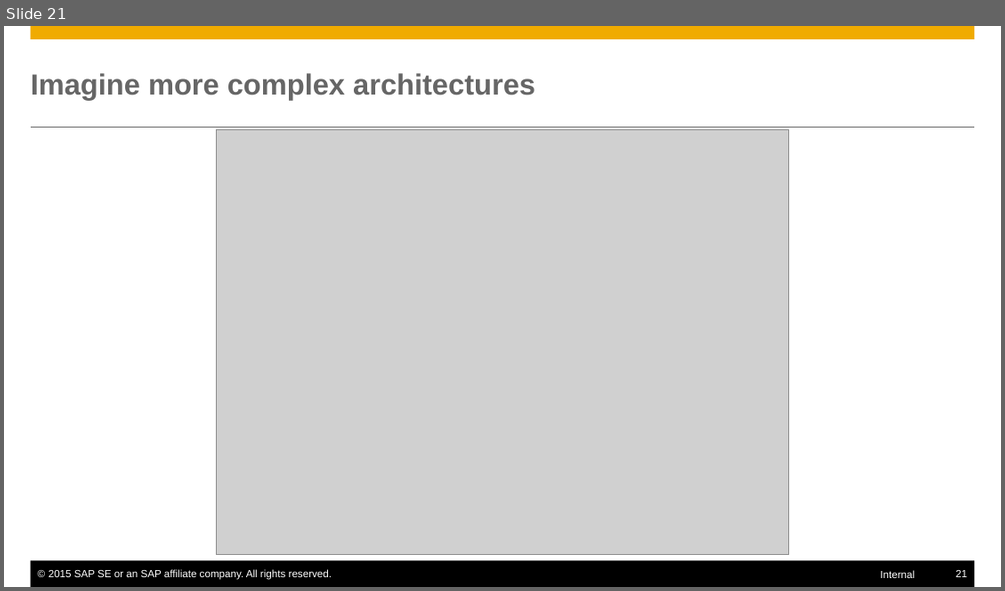
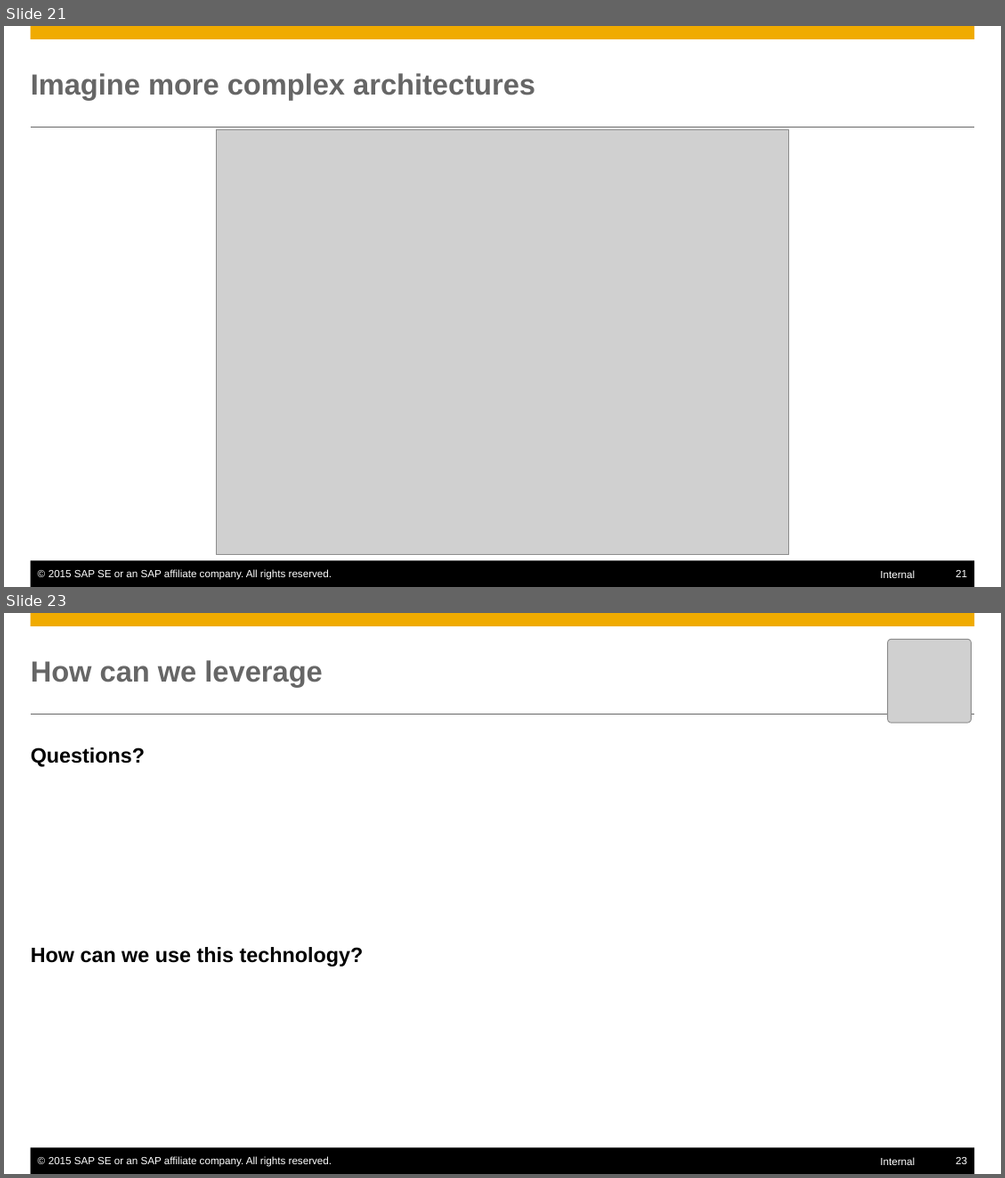
Before and after one commit to Hingo/ansible_meteor, a slide deck: presentation/slides.pptx. Shown one above the other, each under a label of ours: slide 21 before the commit, slides 21 and 23 after it; the slides between them are not shown. The pictures are 1005x591 and 1005x1178 pixels, drawn with LibreOffice and Linux fonts; fonts in the diff are those of the drawing; grey boxes stand for pictures. Boxes give left, top, right and bottom in pixels: in the first picture for what was removed or moved away, otherwise in the second. Text is boxed around its words. In the diff, an @@ line names an element or a change of style, - is before the commit and + after.

```diff
--- a/presentation/slides.pptx
+++ b/presentation/slides.pptx
@@ slide 23 added at bbox=[4, 613, 1001, 1174], background #FFFFFF; not listed: 6 template elements that a slide beside it also shows @@
@@ picture added at bbox=[887, 639, 971, 722] @@
@@ title added at bbox=[31, 660, 322, 687], 28 pt, text #666666, bold @@
+How can we leverage
@@ text added at bbox=[31, 747, 364, 966], 20 pt, text #000000, bold @@
+Questions?
+How can we use this technology?
```
Also in this commit, not shown: 4 slides changed, 2 other slides added, 7 slides removed.
